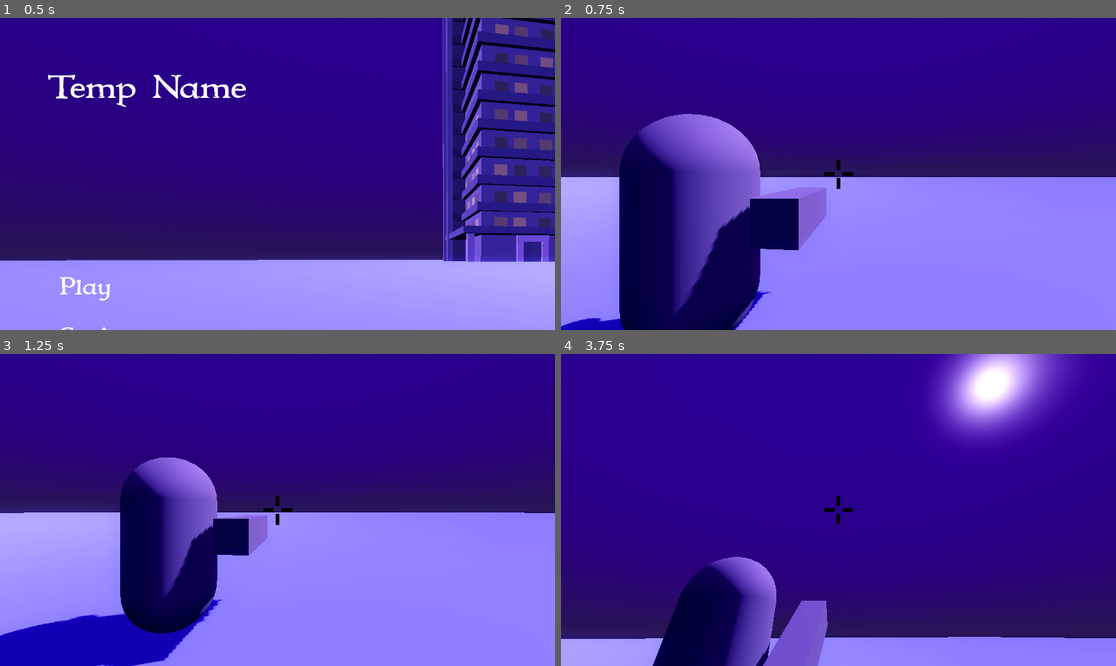
Above: before the commit, frames 1-4 (two rows, left to right).
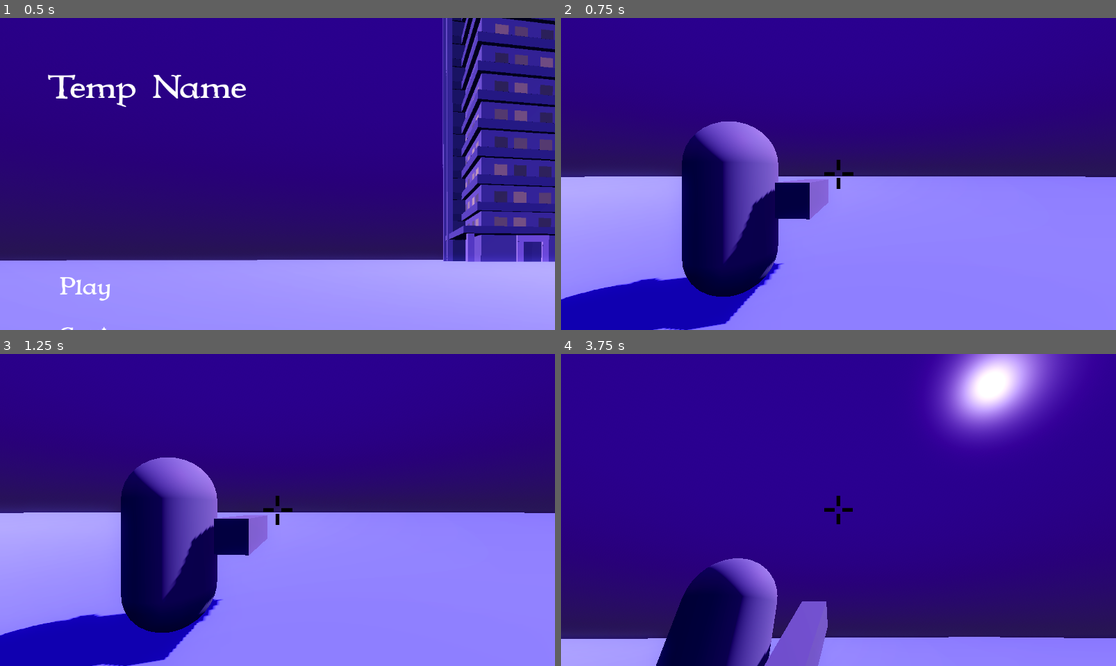
Above: after the commit, the same moments.

Repository: yelanshands/snowfallen
Game: Godot game, scene res://home.tscn
Same seed, same stepped clock (60 frames per second), same inputs: the game is played once before the commit and once after it.
Inputs (mouse positions are in pixels of both pictures, inside the frame that each line leads up to):
- Up to frame 1 (0.5 s): no input
- Up to frame 2 (0.75 s): click "Play" at 0.5 s
- Up to frame 3 (1.25 s): no input
- Up to frame 4 (3.75 s): tap Enter at 1.25, 3.5 s; move the mouse to (866, 510) at 1.27 s; hold C (crouch) 1.28-2.03 s; hold W (move_forward) from 1.28 s (still down); tap Space (jump) at 1.52, 2.27, 2.75 s; move the mouse to (810, 510) at 2.02 s; click (810, 510) at 2.1 s; move the mouse to (849, 503) at 2.77 s; hold Shift (sprint) 2.78-3.53 s; move the mouse to (832, 516) at 3.52 s; tap Mouse wheel down (wheel_down) at 3.6 s

Frame 1 is identical in both runs. In frame 2, 18% of the frame differs, in the area x 0-95%, y 30-100%; in frame 3, 0.2%; in frame 4, 0.4%.

Commit message:
fixed camera

Diff:
--- a/frappecchino/player.gd
+++ b/frappecchino/player.gd
@@ -35,9 +35,9 @@
 			get_viewport().set_input_as_handled()
 
 func _process(delta):
-	camera.position.x = lerp(camera.position.x, spring_pos.position.x, delta*lerp_value)
-	camera.position.z = lerp(camera.position.z, spring_pos.position.z, delta*lerp_value)
-	camera.position.y = lerp(camera.position.y, spring_pos.position.y - PI/4 - (camera.rotation.x + PI/4)*3, delta*lerp_value)
+	camera.position.x = spring_pos.position.x
+	camera.position.z = spring_pos.position.z
+	camera.position.y = spring_pos.position.y - PI/4 - (camera.rotation.x + PI/4)*3
 
 func get_input():
 	var input = Input.get_vector("strafe_left", "strafe_right", "move_forward", "move_back")
Not shown, changed: frappecchino/versions/v3/index.apple-touch-icon.png.import
Not shown, changed: frappecchino/versions/v3/index.icon.png.import
Not shown, changed: frappecchino/versions/v3/index.png.import
Not shown, changed: frappecchino/versions/v3/frappecchino_v3.zip
Not shown, changed: frappecchino/versions/v3/index.html
Not shown, changed: frappecchino/versions/v3/index.pck
